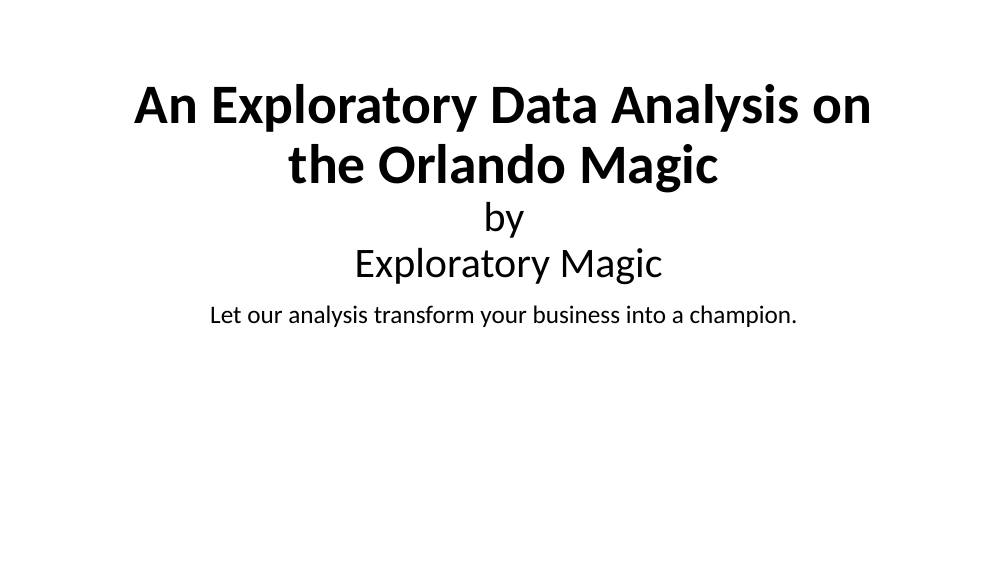
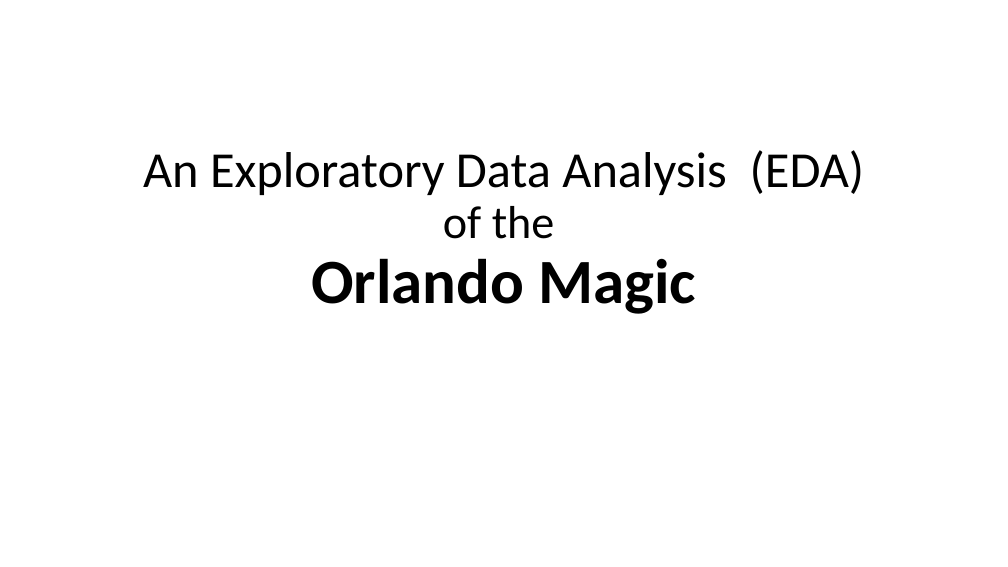
Before and after one commit to CandaceDoesData/Group_Project_1, a slide deck: slide 1 of mm_Group3_Project_1_Presentation.pptx. Drawn at 1008x567 pixels with LibreOffice and Linux fonts; fonts in the diff are those of the drawing. Boxes give left, top, right and bottom in pixels: in the first picture for what was removed or moved away, otherwise in the second. Text is boxed around its words. In the diff, an @@ line names an element or a change of style, - is before the commit and + after.

Commit message:
updated file

```diff
--- a/mm_Group3_Project_1_Presentation.pptx
+++ b/mm_Group3_Project_1_Presentation.pptx
@@ title "An Exploratory Data Analysis (EDA) ..." at (143, 150, 865, 314): vertical alignment bottom to middle @@
@@ title at (143, 150, 865, 314): text changed; size 53 to 48 pt; bold off @@
-An Exploratory Data Analysis on the Orlando Magic
-by
-Exploratory Magic
+An Exploratory Data Analysis (EDA)
+of the
+Orlando Magic
@@ subtitle removed at (210, 305, 798, 327) @@
-Let our analysis transform your business into a champion.
```
Also in this commit, not shown: 30 slides added, 3 slides removed.
